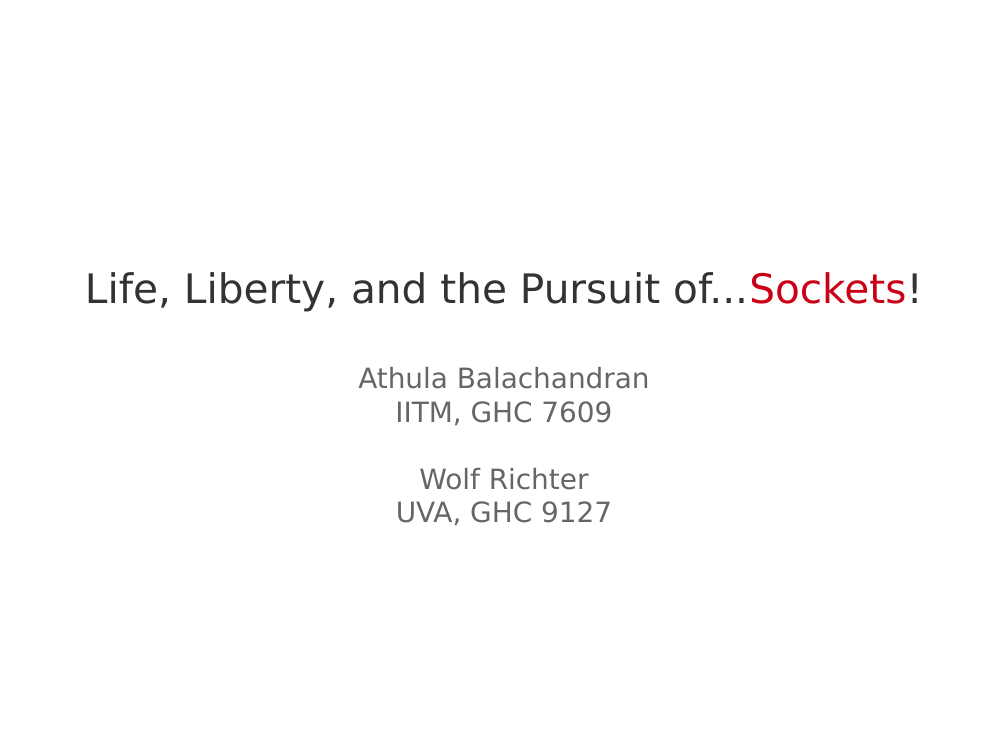
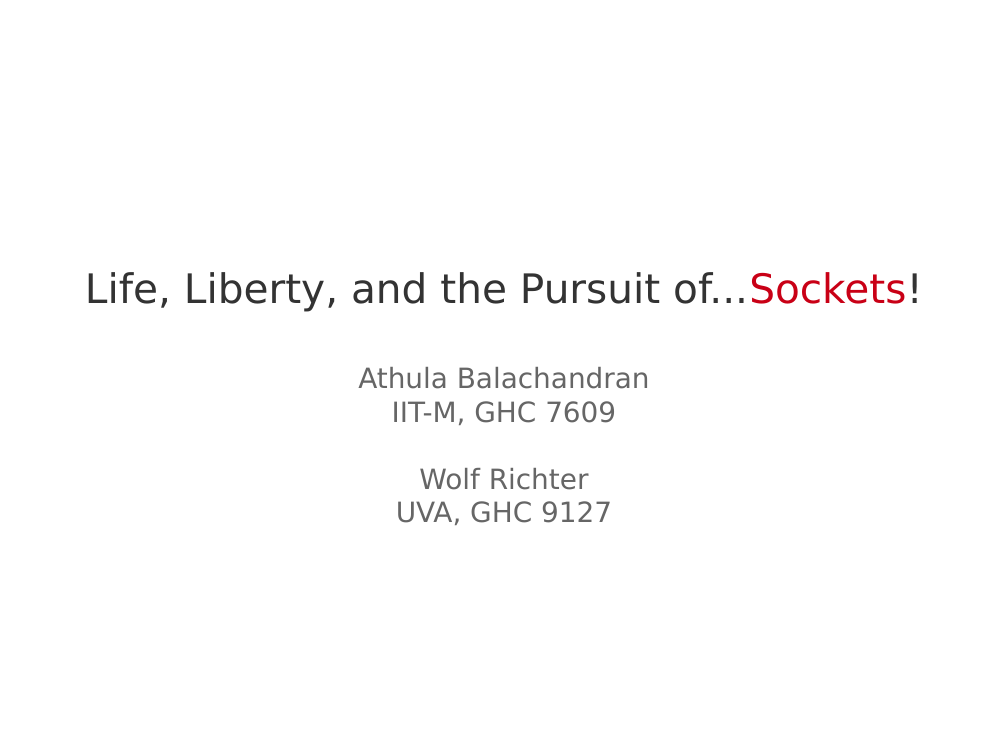
Before and after one commit to theonewolf/15-441-Recitation-Sessions, a slide deck: slide 1 of recitation1/src/recitation1.odp. Drawn at 1008x756 pixels with LibreOffice and Linux fonts; fonts in the diff are those of the drawing. Boxes give left, top, right and bottom in pixels: in the first picture for what was removed or moved away, otherwise in the second. Text is boxed around its words. In the diff, an @@ line names an element or a change of style, - is before the commit and + after.

```diff
--- a/recitation1/src/recitation1.odp
+++ b/recitation1/src/recitation1.odp
@@ subtitle at (392, 401, 616, 425): text changed @@
-IITM, GHC 7609
+IIT-M, GHC 7609
```
Also in this commit, not shown: 18 other slides changed, 1 other file.
